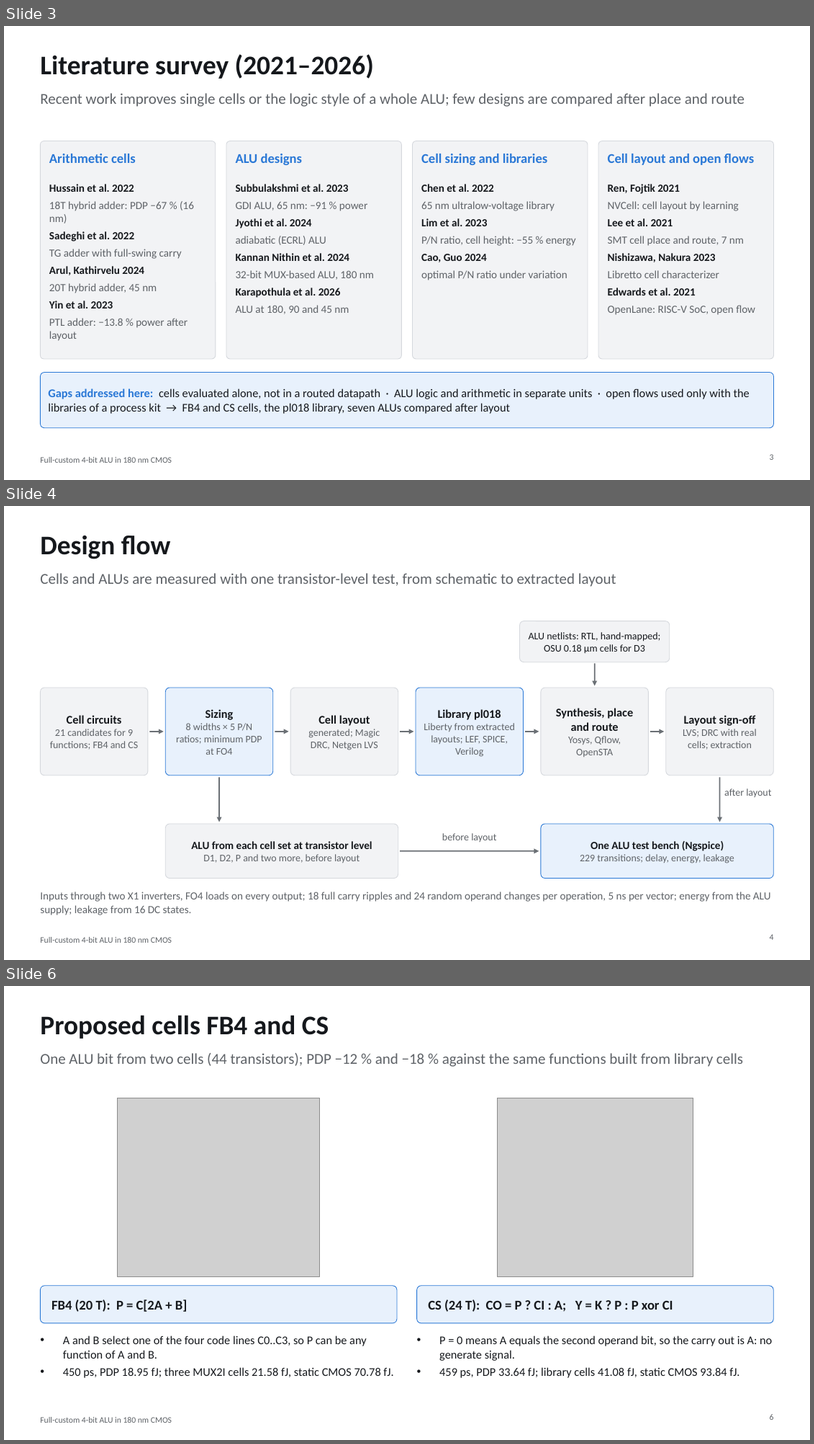
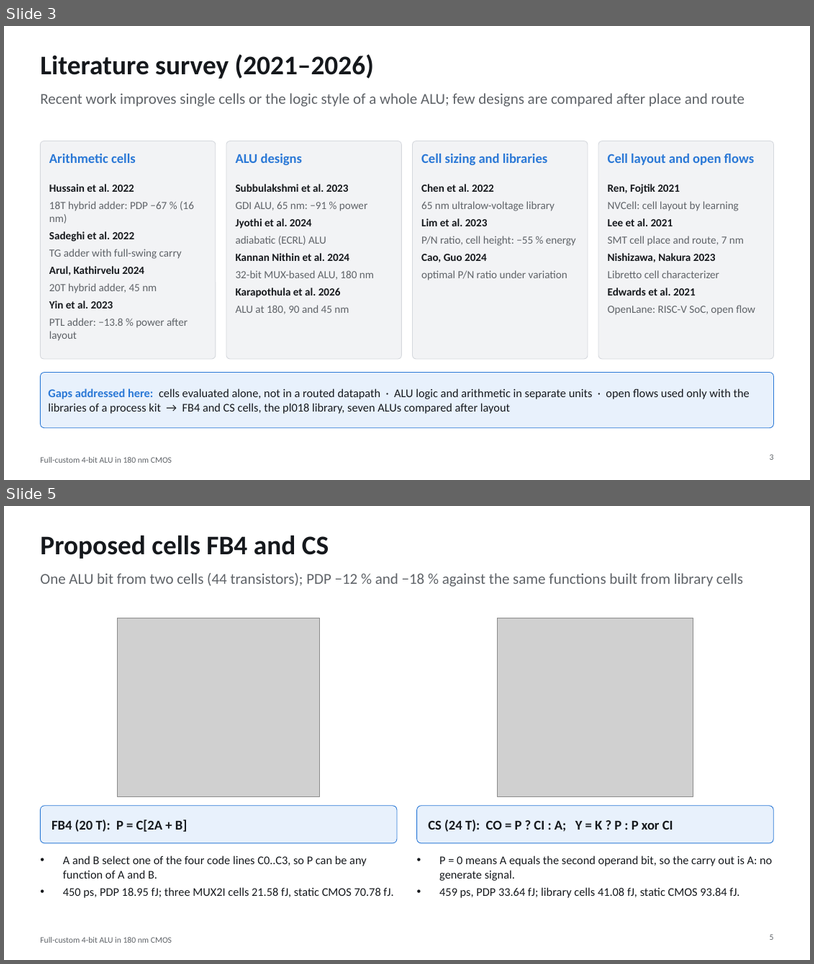
Before and after one commit to manshukgarg/alu-fullcustom-180nm, a slide deck: docs/presentation/ALU4_180nm_presentation.pptx. Shown one above the other, each under a label of ours: slides 3, 4 and 6 before the commit, slides 3 and 5 after it; the slides between them are not shown. The pictures are 814x1444 and 814x964 pixels, drawn with LibreOffice and Linux fonts; fonts in the diff are those of the drawing; grey boxes stand for pictures. Boxes give left, top, right and bottom in pixels: in the first picture for what was removed or moved away, otherwise in the second. Text is boxed around its words. In the diff, an @@ line names an element or a change of style, - is before the commit and + after.

```diff
--- a/docs/presentation/ALU4_180nm_presentation.pptx
+++ b/docs/presentation/ALU4_180nm_presentation.pptx
@@ slide 4 removed at [4,506,810,960], background #FFFFFF; not listed: 1 template element that a slide beside it also shows @@
@@ title removed at [40,536,171,559] @@
-Design flow
@@ text removed at [40,573,617,587] @@
-Cells and ALUs are measured with one transistor-level test, from schematic to extracted layout
@@ rounded rectangle removed at [520,621,670,662] @@
-ALU netlists: RTL, hand-mapped; OSU 0.18 µm cells for D3
@@ arrow removed from (595, 663) to (595, 686) @@
@@ rounded rectangle removed at [40,687,148,775] @@
-Cell circuits
-21 candidates for 9 functions; FB4 and CS
@@ rounded rectangle removed at [165,687,273,775] @@
-Sizing
-8 widths × 5 P/N ratios; minimum PDP at FO4
@@ rounded rectangle removed at [291,687,399,775] @@
-Cell layout
-generated; Magic DRC, Netgen LVS
@@ rounded rectangle removed at [416,687,524,775] @@
-Library pl018
-Liberty from extracted layouts; LEF, SPICE, Verilog
@@ rounded rectangle removed at [541,687,649,775] @@
-Synthesis, place and route
-Yosys, Qflow, OpenSTA
@@ rounded rectangle removed at [666,687,774,775] @@
-Layout sign-off
-LVS; DRC with real cells; extraction
@@ arrow removed from (149, 731) to (164, 731) @@
@@ arrow removed from (275, 731) to (289, 731) @@
@@ arrow removed from (400, 731) to (414, 731) @@
@@ arrow removed from (525, 731) to (540, 731) @@
@@ arrow removed from (651, 731) to (665, 731) @@
@@ arrow removed from (219, 777) to (219, 822) @@
@@ arrow removed from (720, 777) to (720, 822) @@
@@ text removed at [725,788,772,797] @@
-after layout
@@ rounded rectangle removed at [165,824,399,878] @@
-ALU from each cell set at transistor level
-D1, D2, P and two more, before layout
@@ rounded rectangle removed at [541,824,774,878] @@
-One ALU test bench (Ngspice)
-229 transitions; delay, energy, leakage
@@ arrow removed from (400, 851) to (540, 851) @@
@@ text removed at [442,833,496,842] @@
-before layout
@@ text removed at [40,891,771,915] @@
-Inputs through two X1 inverters, FO4 loads on every output; 18 full carry ripples and 24 random operand changes per operation, 5 ns per vector; energy from the ALU supply; leakage from 16 DC states.
@@ page number removed at [770,934,774,939] @@
-4
@@ what was slide 6 is now slide 5 @@
@@ page number at [770,934,774,939]: text changed @@
-6
+5
```
Also in this commit, not shown: 2 slides changed, 2 other slides removed, 6 other files.
